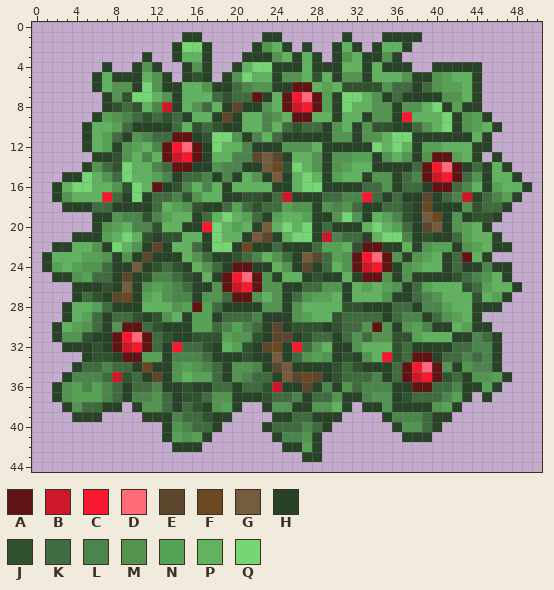
Pixel-art sprite: food.png. The first picture shows the starting point.
The file is 153x135 pixels, drawn in blocks of 3x3; one block is one cell here.
Palette (. is transparent): A #601313  B #cc1828  C #f9192e  D #ff6b79  E #5c462d  F #6b4821  G #755c3f  H #274226  J #30522f  K #3f6b3e  L #4c854b  M #539451  N #57a355  P #62b360  Q #76d673
Pixels before, first column x 1:
 1 ..............HH......HH......H...HHHH...........
 2 .............HQQH....HMPH.H..HPH.HPPH............
 3 ..........H..HPPH...HHHMPHPH.HMPHHMH.............
 4 ......H..HMH..HMH..HPQQHHHPHHHPPHPHHH..HHHHH.....
 5 .....HPHHHPMH.HJH.HMQPPHMMPJPHMMHPPPMHHMNPPH.....
 6 .....HPMMHQMHHPPMHHKLMMHHAAPNPJJJJMKKHKMNNPH.....
 7 ......HMJQQPMHPPPKJKKAHPACDANHQQPMHKHHHHMMPH.....
 8 ......HJKJPLBHPMKPHEHHMPABCANHQPPMMHMMPQHNHH.....
 9 .....HNMLKJKJKHPPHEHPPLMPAAPPHPPHMMHCPPPQHMNH....
10 ....HPPNKHHHHKPJKJHHPPLPKJKKHMPHMJJHHKMPQHMNPH...
11 ....HPNKHMLKKAAHJQQMHLPKHHHHHMMHMMPQQHHHHHHPH....
12 ....HPNHMNPLACDAHQPPLHHHMMMPHHHHHQPQPHNNPPPHH....
13 .....HHJMPLPABCAHPPLLEGEHPPMHMMNNHMPMHMAANPH.H...
14 ....HMKJQPPLKAAHHMLLHHGFJQPMHMNPPHHHHKACDAHKHPH..
15 ..HHQPMKQPPNLHKKLHLHPMHGHPQPHNPPHMMHKLABCAKMHPPH.
16 .HPQQPPMJQPAHJLPLPHPPPPHHPQQHHHHKKMHKKHAAKLPHNPPH
17 .HMPPPCKHQHKKLJMPPHHJJHKBHHHKKLLCKHKHHEHKLBHKLNH.
18 ..HHHKKHHHHKPNMJHHKNKJKKNMMHMLMKHHKKJHFHHHMJKKH..
19 .....HHMLLJLNPPHKPQPNKHNPPNHHMQMHPNLJHGFHMHJJH...
20 .....HMNPLLJPPHHCQPNPHGPQPQHKHHHPQPNKHEGHMNPH....
21 ...HHHNPQPJHJJPPHQPPHGEHPQQHBLKKHPQQLHJHHKNPPH...
22 .HHPPMHQPMHEHPPKHQQHFHHKHHHKNNPJAAHHPHMNNHMNPHH..
23 HPPPNNMHMHEHHHPMKHHJKLPMKHGEKNMACDAMHMNPHKAPH....
24 HNPNMMKHHGHJKJHPMKHAAHHPMHEHKPMABCAHMNPPHKHHLHH..
25 .HHMNKKHEHJLLKJHPHACDAMHPPHJHHPHAAMHMHHHHJKLMPH..
26 ...HHHJHGHMNMLKHHMABCAMMHHKKMMHPNPNMHKNPPPJKNPPH.
27 ...HKJHEFHNPMLLHMMKAAMPMHKMNNPHPPPMHHKLMPPPJPNH..
28 ..HPPNKHHHPPPMNANKHHHHMMHMPPPPJJHHHKKHLLNPPHHH...
29 ..HPNKHKKJHJMPHNNHKKKLHHHMNPPJKKKKHKLLHKMNPH.....
30 .HPNMKHMAAKJHHHNNKLNLKHEHJJJHJKKMAMHMNLHHPNHH....
31 .HMMJHHACDAKJHHJJJNMMJHEEHJKKHKMKMMJJNPPPHHLKH...
32 ..HHHJHABCAKHCKKJHPNJHEFHCKMPHHMPPPJKHHHHKKLLH...
33 ....HJJHAANNHLLLKHHHJHHGHKMNMHJHMPCJKAAHKKLKLH...
34 ...HKKLKKHFHHMNMLKHMMLHEGHHHHJKJHHHKACDAMHMLLH...
35 ..HLLLKBJKHEHMPNNKHMLKKHGEFEHJKKKLHKABCAJKHMMNH..
36 .HMNLNLKHKKLHHJHHKKHKKJBHHEHLHMKLLLHHAAKKLHHNH...
37 .HMNNNLKHLLMKHJJKMMHHHJKKLHKKMHHLMMHJKKKLNH.H....
38 ..HMKKHH.HMMKHKJHMNH..HMMHHMMPH.HHMHHHHMNH.......
39 ...HHH....HHHLKKJHH....HHKKHHH....HLLLKHH........
40 ............HMLKKH....HKKKLKH......HMMKH.........
41 ............HNMNH......HLLMH........HHH..........
42 .............HHH........HHNH.....................
43 ..........................HH.....................
New version:
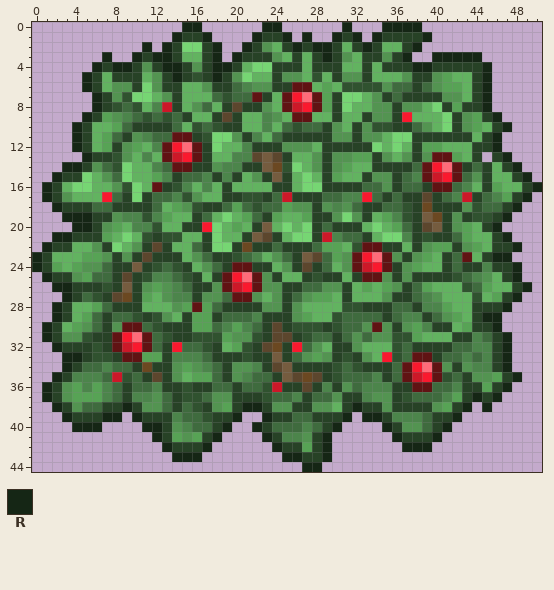
Colours new in this view: R #152615
Changes in this commit:
y 0: x 15..16 .. -> RR; x 23..24 .. -> RR; x 31 . -> R; x 35..38 .... -> RRRR
y 1: x 14 . -> R; x 17 . -> R; x 22 . -> R; x 25 . -> R; x 27 . -> R; x 30 . -> R; x 32 . -> R; x 34 . -> R; x 39 . -> R
y 2: x 11 . -> R; x 13 . -> R; x 18 . -> R; x 21 . -> R; x 26 . -> R; x 28..29 .. -> RR; x 33 . -> R; x 38 . -> R
y 3: x 7 . -> R; x 10 . -> R; x 12..13 .. -> RR; x 18 . -> R; x 20 . -> R; x 29 . -> R; x 37 . -> R; x 40..44 ..... -> RRRRR
y 4: x 6 . -> R; x 8..9 .. -> RR; x 13..14 .. -> RR; x 18..19 .. -> RR; x 38..39 .. -> RR; x 45 . -> R
y 5: x 5 . -> R; x 14 . -> R; x 18 . -> R; x 45 . -> R
y 6: x 5 . -> R; x 45 . -> R
y 7..8: x 6 . -> R; x 45 . -> R
y 9: x 5 . -> R; x 46 . -> R
y 10: x 4 . -> R; x 47 . -> R
y 11..12: x 4 . -> R; x 46 . -> R
y 13: x 5 . -> R; x 47 . -> R
y 14: x 3..4 .. -> RR; x 48 . -> R
y 15: x 2 . -> R; x 49 . -> R
y 16: x 1 . -> R; x 50 . -> R
y 17: x 1 . -> R; x 49 . -> R
y 18: x 2 . -> R; x 48 . -> R
y 19: x 3..5 ... -> RRR; x 47 . -> R
y 20: x 4..5 .. -> RR; x 46 . -> R
y 21: x 2..3 .. -> RR; x 47 . -> R
y 22: x 1 . -> R; x 48 . -> R
y 23: x 0 . -> R; x 46..47 .. -> RR
y 24: x 0 . -> R; x 48 . -> R
y 25: x 1 . -> R; x 48 . -> R
y 26: x 2..3 .. -> RR; x 49 . -> R
y 27: x 3 . -> R; x 48 . -> R
y 28: x 2 . -> R; x 47 . -> R
y 29: x 2 . -> R; x 45..46 .. -> RR
y 30: x 1 . -> R; x 46 . -> R
y 31: x 1 . -> R; x 47 . -> R
y 32: x 2 . -> R; x 47 . -> R
y 33: x 3..4 .. -> RR; x 47 . -> R
y 34: x 3 . -> R; x 47 . -> R
y 35: x 2 . -> R; x 48 . -> R
y 36: x 1 . -> R; x 47 . -> R
y 37: x 1 . -> R; x 44 . -> R; x 46 . -> R
y 38: x 2 . -> R; x 9 . -> R; x 21..22 .. -> RR; x 32 . -> R; x 43 . -> R; x 45 . -> R
y 39: x 3 . -> R; x 7..8 .. -> RR; x 10 . -> R; x 20 . -> R; x 23 . -> R; x 31 . -> R; x 33..34 .. -> RR; x 42 . -> R
y 40: x 4..6 ... -> RRR; x 11..12 .. -> RR; x 19 . -> R; x 22 . -> R; x 30 . -> R; x 35 . -> R; x 41 . -> R
y 41: x 12 . -> R; x 18 . -> R; x 23 . -> R; x 29 . -> R; x 36 . -> R; x 40 . -> R
y 42: x 13 . -> R; x 17 . -> R; x 24 . -> R; x 29 . -> R; x 37..39 ... -> RRR
y 43: x 14..16 ... -> RRR; x 25..26 .. -> RR; x 29 . -> R
y 44: x 27..28 .. -> RR
